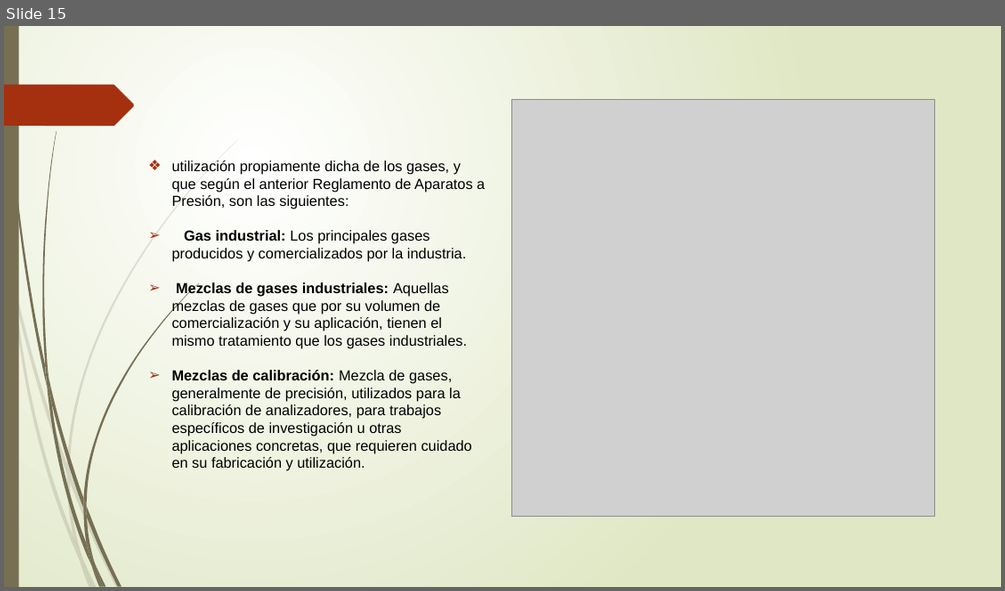
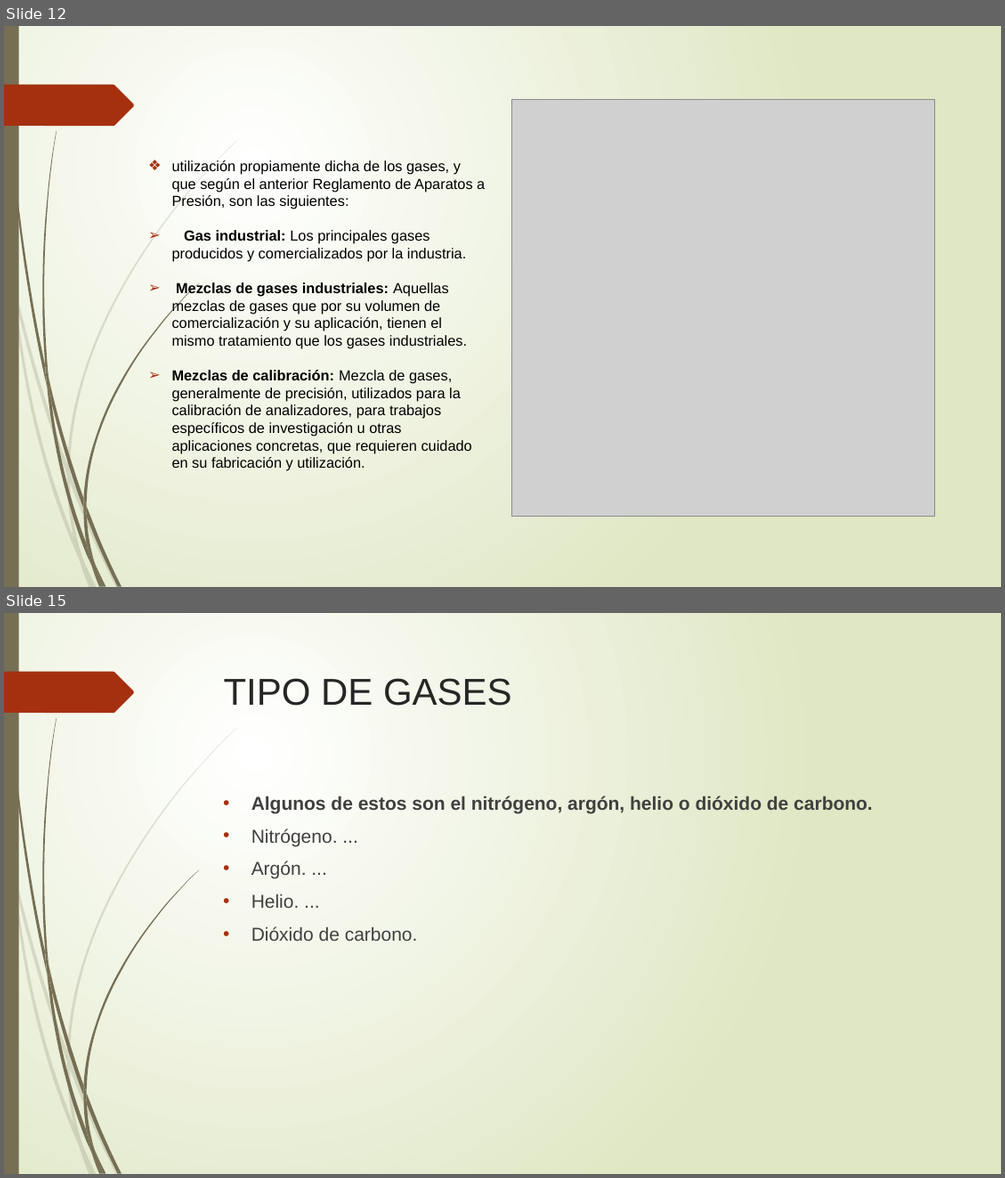
Before and after one commit to IvanRivera771/Documentos-GIT, a slide deck: Trabajo de Investigación Gases.pptx. Shown one above the other, each under a label of ours: slide 15 before the commit, slides 12 and 15 after it; the slides between them are not shown. The pictures are 1005x591 and 1005x1178 pixels, drawn with LibreOffice and Linux fonts; fonts in the diff are those of the drawing; grey boxes stand for pictures. Boxes give left, top, right and bottom in pixels: in the first picture for what was removed or moved away, otherwise in the second. Text is boxed around its words. In the diff, an @@ line names an element or a change of style, - is before the commit and + after.

Commit message:
gases quimica

```diff
--- a/Trabajo de Investigación Gases.pptx
+++ b/Trabajo de Investigación Gases.pptx
@@ slide 15 added at box(4, 613, 1001, 1174), background gradient #FFFFFF to #DFE8C4; not listed: 24 template elements that a slide beside it also shows @@
@@ title added at box(224, 678, 512, 706), 36 pt, text #262626 @@
+TIPO DE GASES
@@ text added at box(251, 795, 873, 941), 18 pt, text #404040, bold @@
+• Algunos de estos son el nitrógeno, argón, helio o dióxido de carbono.
+• Nitrógeno. ...
+• Argón. ...
+• Helio. ...
+• Dióxido de carbono.
@@ what was slide 15 is now slide 12 @@
```
Also in this commit, not shown: 3 slides changed, 18 other slides added, 6 slides removed, 1 other file.
